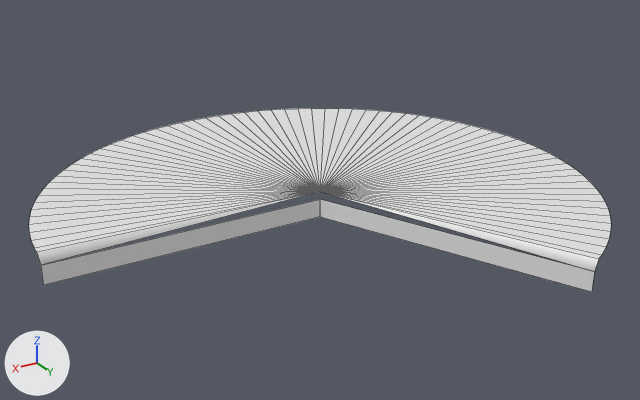
A saved change to the OBJ model Assets/Models/Slice68.obj.
Before and after are seen from a 50 mm lens placed at (1.514, 2.524, 1.229), pointed at (-0.021, -0.035, -0.05). The axes (+X, +Y, +Z) are drawn at lower left. The lights are the same throughout. Mesh edges are drawn as thin lines. Where no turn or scale is listed for an object, it has been applied to the vertices.

Names of what the first picture shows: 'Slice68'.
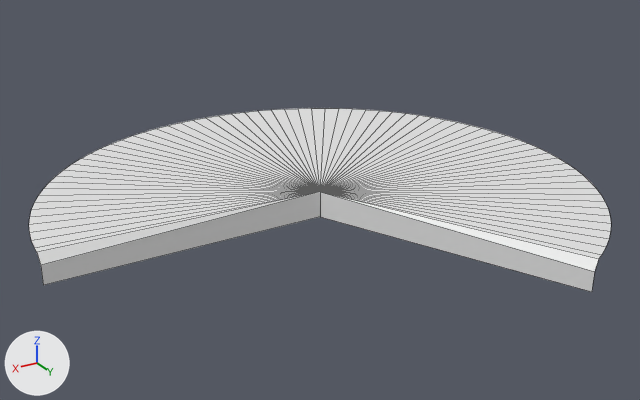
What differs and where, as boxes (x1, y1, x2, y2) in the pictures (640 x 400 px; the box of a moved part takes in the faces that stretch with it):
part 1 of me_slice68, moved or reshaped
    before: (41, 199, 594, 292)
    after: (41, 192, 594, 292)

Edits to the bpy script that builds the scene:
```text
Change me_slice68:
    where me_slice68.from_pydata(...)  # 76 vertices, 72 faces; spans x -1.0..1.0, y -1.0..0.9, z -0.1..0.0
    used by ob_slice68; location = (0.0, 0.0, 0.0)
    verts and faces of me_slice68; kept vertices keep their numbers, new ones are numbered from 76
    before: 0 (0.0, 0.0, 0.0) at pixel (320, 191), 2 (1.0, 0.0, -0.03) at pixel (40, 265), 71 (-0.43, 0.9, -0.03) at pixel (594, 271), 72 (0.0, 0.0, -0.1) at pixel (320, 216), 73 (0.0, 0.0, -0.03) at pixel (320, 199)
    before: 74 (1.0, 0.0, -0.1) at pixel (43, 285), 75 (-0.43, 0.9, -0.1) at pixel (591, 291)
    me_slice68 part 1
    add delete_vertices([73])  # with the faces that use them
    add faces += [(0, 2, 74, 72), (0, 72, 75, 71)]
```
